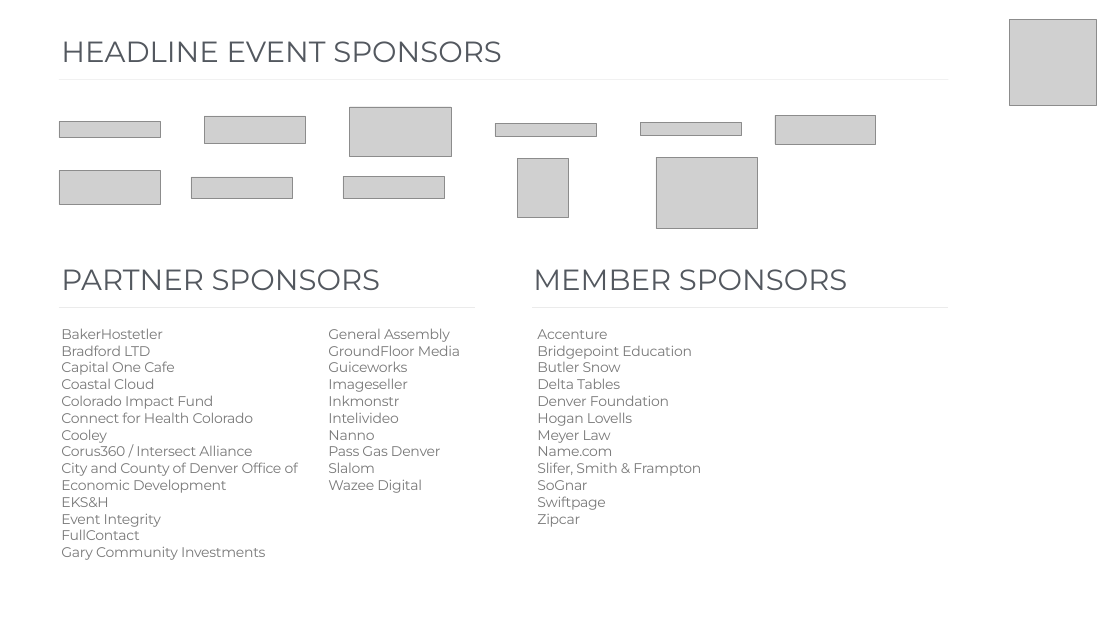
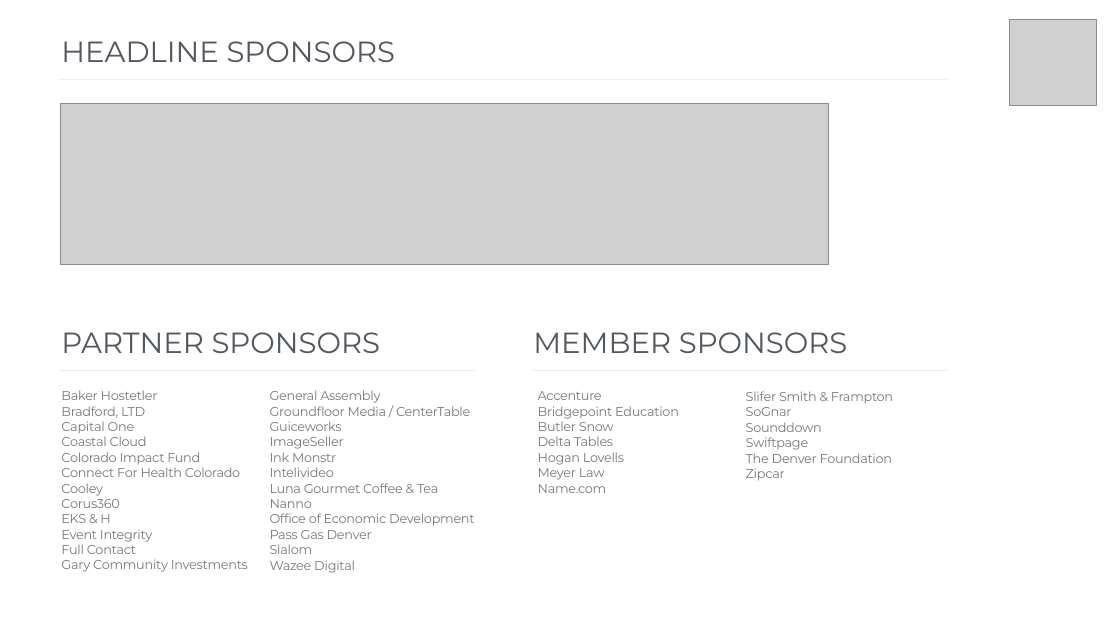
Before and after one commit to s0rta/dsw-site, a slide deck: slide 7 of public/media_assets/DSW17_TEMPLATE 16_9.pptx. Drawn at 1120x630 pixels with LibreOffice and Linux fonts; fonts in the diff are those of the drawing; grey boxes stand for pictures. Boxes give left, top, right and bottom in pixels: in the first picture for what was removed or moved away, otherwise in the second. Text is boxed around its words. In the diff, an @@ line names an element or a change of style, - is before the commit and + after.

```diff
--- a/public/media_assets/DSW17_TEMPLATE 16_9.pptx
+++ b/public/media_assets/DSW17_TEMPLATE 16_9.pptx
@@ text at bbox=[61, 41, 396, 62]: text changed @@
-HEADLINE EVENT SPONSORS
+HEADLINE SPONSORS
@@ picture added at bbox=[60, 103, 828, 265] @@
@@ group removed at bbox=[59, 107, 876, 228]: 11 pictures @@
@@ text at bbox=[328, 328, 460, 493]: paragraphs removed @@
-General Assembly
-GroundFloor Media
-Guiceworks
-Imageseller
-Inkmonstr
-Intelivideo
-Nanno
-Pass Gas Denver
-Slalom
-Wazee Digital
@@ text "Baker Hostetler": place and size @@
-text "Baker Hostetler" at bbox=[61, 328, 460, 560]
+text "Baker Hostetler" at bbox=[61, 390, 248, 572]
@@ text "Baker Hostetler" at bbox=[61, 390, 248, 572]: columns 2 to 1 @@
@@ 2 texts, 2 lines: place and size @@
-2 texts, 2 lines at bbox=[59, 269, 948, 307]
+2 texts, 2 lines at bbox=[59, 332, 948, 370]
@@ text "Accenture": place and size @@
-text "Accenture" at bbox=[537, 329, 701, 527]
+text "Accenture" at bbox=[538, 391, 679, 493]
@@ text "Accenture" at bbox=[538, 391, 679, 493]: size 24 to 22 pt, letter spacing -0.5 to -0.4 pt; columns 2 to 1 @@
@@ text at bbox=[61, 390, 158, 434]: text changed; size 24 to 22 pt @@
-BakerHostetler
-Bradford LTD
-Capital One Cafe
+Baker Hostetler
+Bradford, LTD
+Capital One
@@ text added at bbox=[270, 390, 474, 573], 22 pt, text #797979 @@
+General Assembly
+Groundfloor Media / CenterTable
+Guiceworks
+ImageSeller
+Ink Monstr
+Intelivideo
+Luna Gourmet Coffee & Tea
+Nanno
+Office of Economic Development
+Pass Gas Denver
+Slalom
+Wazee Digital
@@ text at bbox=[537, 395, 669, 406]: paragraph removed @@
-Denver Foundation
@@ text added at bbox=[746, 391, 893, 481], 22 pt, text #797979 @@
+Slifer Smith & Frampton
+SoGnar
+Sounddown
+Swiftpage
+The Denver Foundation
+Zipcar
@@ text at bbox=[61, 436, 248, 572]: size 24 to 22 pt, letter spacing -0.5 to -0.4 pt in "Coastal Cloud", "Colorado Impact Fund", "Cooley", "Event Integrity" and 1 more places @@
@@ text at bbox=[61, 467, 240, 477]: text changed; size 24 to 22 pt @@
-Connect for Health Colorado
+Connect For Health Colorado
@@ text at bbox=[537, 462, 701, 527]: paragraphs removed @@
-Slifer, Smith & Frampton
-SoGnar
-Swiftpage
-Zipcar
@@ text at bbox=[61, 495, 119, 523]: text changed; size 24 to 22 pt @@
-Corus360 / Intersect Alliance
-City and County of Denver Office of Economic Development
-EKS&H
+Corus360
+EKS & H
@@ text at bbox=[61, 541, 136, 554]: text changed; size 24 to 22 pt @@
-FullContact
+Full Contact
```
Also in this commit, not shown: 1 other slide changed, 3 other files.
